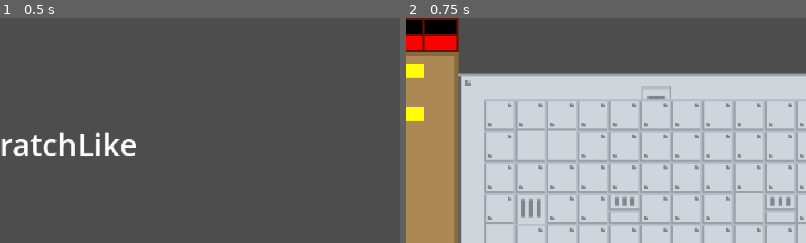
Above: before the commit, frames 1-2 (left to right).
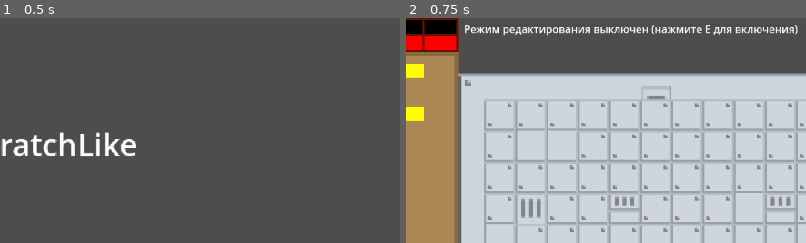
Above: after the commit, the same moments.

Repository: timurkinBits/scratch_roguelike
Game: Godot game, scene res://scenes/main_menu.tscn
The game is run twice, just before and just after one commit, with the same random seed, the same clock (stepped at 60 frames per second) and the same inputs.
Inputs:
- Up to frame 1 (0.5 s): no input
- Up to frame 2 (0.75 s): click "НАЧАТЬ ИГРУ" at 0.5 s
The pictures show only the part of the screen within x 44-94%, y 0-50%; the shares and areas given below are measured in that part.

Frame 1 is identical in both runs. In frame 2, 1.7% of the frame differs, in the area x 14-98%, y 3-8%.

Commit message:
latest version

Diff:
--- a/scenes/Info.tscn
+++ /dev/null
@@ -1,19 +0,0 @@
-[gd_scene load_steps=3 format=3 uid="uid://bik2ueyp5uy6i"]
-
-[ext_resource type="Script" uid="uid://c3rveeia2cdov" path="res://scripts/info.gd" id="1_cbfvs"]
-[ext_resource type="Texture2D" uid="uid://dnml5jw2a8wx" path="res://sprites/info.png" id="1_pkda2"]
-
-[node name="Info" type="Node2D"]
-scale = Vector2(1.06871, 1.06871)
-script = ExtResource("1_cbfvs")
-
-[node name="Sprite2D" type="Sprite2D" parent="."]
-texture = ExtResource("1_pkda2")
-
-[node name="LineEdit" type="LineEdit" parent="."]
-offset_right = 68.5625
-offset_bottom = 31.0
-max_length = 1
-context_menu_enabled = false
-
-[connection signal="text_submitted" from="LineEdit" to="." method="_on_line_edit_text_submitted"]
--- a/scenes/Main.tscn
+++ b/scenes/Main.tscn
@@ -16,14 +16,72 @@
 [ext_resource type="Script" uid="uid://b46fjemq5kbto" path="res://scripts/edit_mode.gd" id="10_ft6cd"]
 [ext_resource type="PackedScene" uid="uid://b1n1mnvax3cup" path="res://scenes/hp_bar.tscn" id="10_wp0k4"]
 [ext_resource type="PackedScene" uid="uid://bfbsx0uvdydab" path="res://scenes/door.tscn" id="11_bb450"]
+[ext_resource type="Texture2D" uid="uid://dnml5jw2a8wx" path="res://sprites/info.png" id="12_2ofn6"]
 [ext_resource type="Texture2D" uid="uid://cni2isbjoq12d" path="res://sprites/Tileset.png" id="12_nfivy"]
 [ext_resource type="Script" uid="uid://okdqbifhl0ui" path="res://scripts/enemy_stats.gd" id="13_3p2gp"]
 [ext_resource type="Texture2D" uid="uid://djwyqrfy3bdly" path="res://sprites/32x32.png" id="13_cvmbd"]
 [ext_resource type="PackedScene" uid="uid://cqa3vxgvdii24" path="res://scenes/heal_point.tscn" id="13_mwfav"]
 [ext_resource type="LabelSettings" uid="uid://di7qwojobxj1y" path="res://sprites/Command.tres" id="15_3p2gp"]
-[ext_resource type="PackedScene" uid="uid://bik2ueyp5uy6i" path="res://scenes/Info.tscn" id="15_ebg2g"]
 [ext_resource type="Texture2D" uid="uid://tnindadpwhan" path="res://sprites/ability.png" id="17_36rkl"]
 [ext_resource type="PackedScene" uid="uid://cbd5bhmk60s5o" path="res://scenes/item.tscn" id="17_xa025"]
+
+[sub_resource type="GDScript" id="GDScript_xa025"]
+script/source = "extends ObjectRoom
+class_name Info
+
+
+@onready var key_edit: LineEdit = $LineEdit
+
+var key: int = 0
+var linked_item: Item  # Прямая ссылка на связанный предмет
+
+func _ready() -> void:
+	super._ready()
+	add_to_group('info')
+	key_edit.visible = false
+	key_edit.text = \"\"
+	call_deferred(\"find_and_link_item\")  # Найти и связаться с предметом после того, как сцена полностью загрузится
+
+# Поиск и связывание с предметом по ключу
+func find_and_link_item() -> void:
+	if key > 0 and !linked_item:
+		for item in get_tree().get_nodes_in_group('items'):
+			if item.key == key:
+				link_with_item(item)
+				break
+
+# Установка связи с предметом
+func link_with_item(item: Item) -> void:
+	if !linked_item:  # Проверка что связь устанавливается только один раз
+		linked_item = item
+		item.link_with_info(self)  # Обратная связь
+
+
+
+func _on_line_edit_text_submitted(_new_text: String) -> void:
+	key = key_edit.text.to_int()
+	key_edit.visible = false
+	var edit_mode = get_tree().get_first_node_in_group(\"edit_mode\")
+	if edit_mode:
+		edit_mode.is_editing_key = false
+
+	# После изменения ключа пытаемся найти и привязаться к предмету
+	linked_item = null  # Сбрасываем текущую связь
+	find_and_link_item()  # Ищем предмет по новому ключу
+"
+
+[sub_resource type="PackedScene" id="PackedScene_36rkl"]
+_bundled = {
+"conn_count": 1,
+"conns": PackedInt32Array(1073741827, 1073741826, 14, 13, 2, 0, 0),
+"editable_instances": [],
+"names": PackedStringArray("Info", "Node2D", "scale", "script", "Sprite2D", "Sprite2D", "texture", "LineEdit", "LineEdit", "offset_right", "offset_bottom", "max_length", "context_menu_enabled", "_on_line_edit_text_submitted", "text_submitted"),
+"node_count": 3,
+"node_paths": [NodePath("."), NodePath("."), NodePath("."), NodePath("LineEdit")],
+"nodes": PackedInt32Array(-1, -1, 1, 0, -1, 2, 2, 0, 3, 1, 0, 1073741824, 0, 5, 4, -1, 1, 6, 2, 0, 1073741825, 0, 8, 7, -1, 4, 9, 3, 10, 4, 11, 5, 12, 6, 0),
+"variants": [Vector2(1.06871, 1.06871), SubResource("GDScript_xa025"), ExtResource("12_2ofn6"), 68.5625, 31.0, 1, false],
+"version": 3
+}
 
 [sub_resource type="AtlasTexture" id="AtlasTexture_2ofn6"]
 atlas = ExtResource("12_nfivy")
@@ -101,8 +159,9 @@
 enemy_scene = ExtResource("8_uc31q")
 wall_scene = ExtResource("9_qmy6f")
 door_scene = ExtResource("11_bb450")
-info_scene = ExtResource("15_ebg2g")
+info_scene = SubResource("PackedScene_36rkl")
 item_scene = ExtResource("17_xa025")
+allow_layout_editing = true
 
 [node name="Player" parent="Room" instance=ExtResource("5_k4xvw")]
 position = Vector2(360.154, 501.223)
--- a/scripts/edit_mode.gd
+++ b/scripts/edit_mode.gd
@@ -194,7 +194,7 @@
 	var selected_layout = layouts[index]
 	if not selected_layout is Array:
 		return
-
+	room.type = room_type
 	# Первый проход: создаем все объекты
 	for object_data in selected_layout:
 		if object_data is Dictionary and object_data.has("x") and object_data.has("y") and object_data.has("t"):
--- a/scripts/enemy.gd
+++ b/scripts/enemy.gd
@@ -229,7 +229,7 @@
 	coin_instance.position = position
 
 	var room = get_parent()
-	var is_elite = room.get("type") == room.RoomType.ELITE
+	var is_elite = room.type == room.RoomType.ELITE
 
 	# Determine random coin type based on enemy type
 	var coin_type = Coin.get_random_coin_type(is_elite)
--- a/scripts/info.gd
+++ /dev/null
@@ -1,42 +0,0 @@
-extends ObjectRoom
-class_name Info
-
-
-@onready var key_edit: LineEdit = $LineEdit
-
-var key: int = 0
-var linked_item: Item  # Прямая ссылка на связанный предмет
-
-func _ready() -> void:
-	super._ready()
-	add_to_group('info')
-	key_edit.visible = false
-	key_edit.text = ""
-	call_deferred("find_and_link_item")  # Найти и связаться с предметом после того, как сцена полностью загрузится
-
-# Поиск и связывание с предметом по ключу
-func find_and_link_item() -> void:
-	if key > 0 and !linked_item:
-		for item in get_tree().get_nodes_in_group('items'):
-			if item.key == key:
-				link_with_item(item)
-				break
-
-# Установка связи с предметом
-func link_with_item(item: Item) -> void:
-	if !linked_item:  # Проверка что связь устанавливается только один раз
-		linked_item = item
-		item.link_with_info(self)  # Обратная связь
-
-
-
-func _on_line_edit_text_submitted(_new_text: String) -> void:
-	key = key_edit.text.to_int()
-	key_edit.visible = false
-	var edit_mode = get_tree().get_first_node_in_group("edit_mode")
-	if edit_mode:
-		edit_mode.is_editing_key = false
-
-	# После изменения ключа пытаемся найти и привязаться к предмету
-	linked_item = null  # Сбрасываем текущую связь
-	find_and_link_item()  # Ищем предмет по новому ключу
--- a/scripts/item.gd
+++ b/scripts/item.gd
@@ -10,8 +10,26 @@
 	super._ready()
 	add_to_group('items')
 	add_to_group('barrier')
-	generate_random_type()
-	icon.texture = load(ItemData.get_item_icon(type))
+
+	# Проверяем, находимся ли мы в комнате испытаний
+	var room = get_parent()
+	if room.type == room.RoomType.CHALLENGE:
+		generate_challenge_reward()
+	else:
+		generate_random_type()
+		icon.texture = load(ItemData.get_item_icon(type))
+
+# Генерация особой награды за испытание
+func generate_challenge_reward() -> void:
+	# Получаем случайную награду из списка наград за испытания
+	var challenge_rewards = ItemData.get_challenge_rewards()
+	if challenge_rewards.is_empty():
+		generate_random_type()  # Если список наград пуст, используем обычную генерацию
+		return
+
+	# Выбираем случайную награду
+	challenge_rewards.shuffle()
+	type = challenge_rewards[0]  # Берем первый элемент из перемешанного списка
 
 # Выбор случайного типа на основе весов вероятности
 func generate_random_type() -> void:
Not shown, changed: TODO.txt
Not shown: 1 places in scenes/Main.tscn that only renumber resources
Not shown, removed: scripts/info.gd.uid
